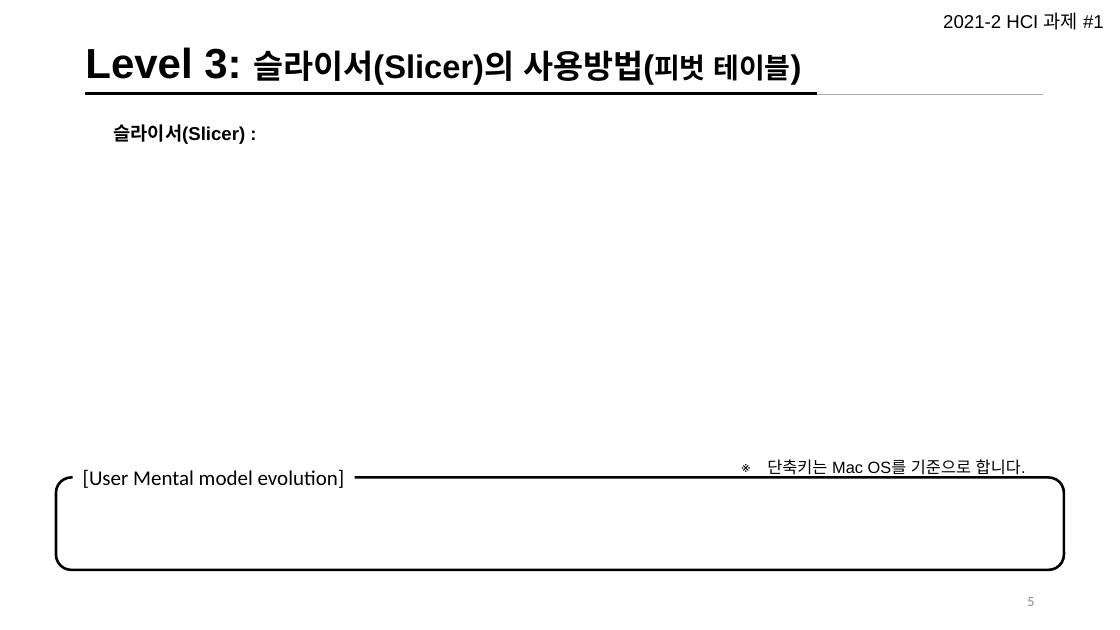
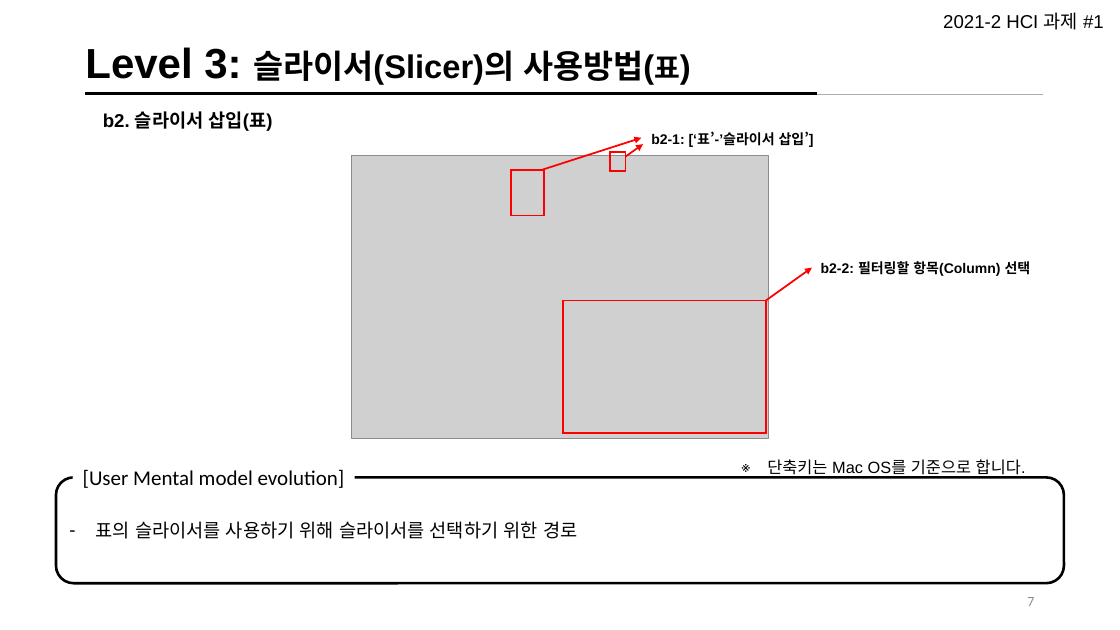
Before and after one commit to Jeeseob/homework2021-2, a slide deck: slide 8 of user-interface/week3/UI_Mental Model_김지섭.pptx (slide 6 before the commit). Drawn at 1120x630 pixels with LibreOffice and Linux fonts; fonts in the diff are those of the drawing; grey boxes stand for pictures. Boxes give left, top, right and bottom in pixels: in the first picture for what was removed or moved away, otherwise in the second. Text is boxed around its words. In the diff, an @@ line names an element or a change of style, - is before the commit and + after.

```diff
--- a/user-interface/week3/UI_Mental Model_김지섭.pptx
+++ b/user-interface/week3/UI_Mental Model_김지섭.pptx
@@ title at (x1=85, y1=47, x2=680, y2=85): text changed @@
-Level 3: 슬라이서(Slicer)의 사용방법(피벗 테이블)
+Level 3: 슬라이서(Slicer)의 사용방법(표)
@@ text at (x1=103, y1=111, x2=273, y2=131): text changed @@
-슬라이서(Slicer) :
+b2. 슬라이서 삽입(표)
@@ group added at (x1=511, y1=131, x2=814, y2=215): 2 rectangles, 2 arrows, 1 text @@
+b2-1: [‘표’-’슬라이서 삽입’]
@@ picture added at (x1=352, y1=155, x2=769, y2=439) @@
@@ arrow added from (766, 301) to (812, 268), #FF0000 1.5 pt @@
@@ text added at (x1=821, y1=261, x2=1031, y2=276), 12 pt, text #000000, bold @@
+b2-2: 필터링할 항목(Column) 선택
@@ rectangle added at (x1=563, y1=301, x2=765, y2=434), outline #FF0000 1.5 pt @@
@@ rounded rectangle removed at (x1=56, y1=477, x2=1065, y2=570) @@
@@ rounded rectangle added at (x1=56, y1=477, x2=1065, y2=583), fill #FFFFFF, outline #000000 2.25 pt, 16 pt, text #000000 @@
+– 표의 슬라이서를 사용하기 위해 슬라이서를 선택하기 위한 경로
@@ page number at (x1=1027, y1=597, x2=1034, y2=606): text changed @@
-5
+7
```
Also in this commit, not shown: 10 other slides changed, 1 slide added, 2 slides removed, 5 other files.
